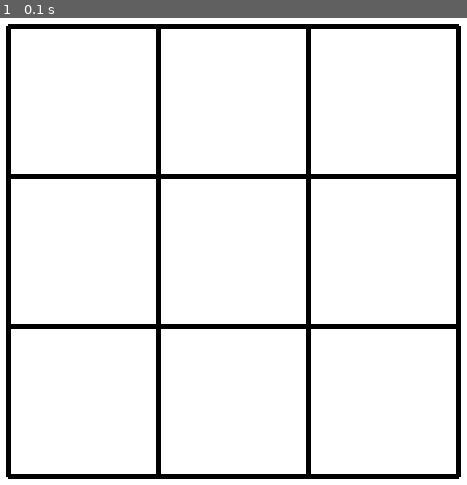
Above: before the commit, frame 1.
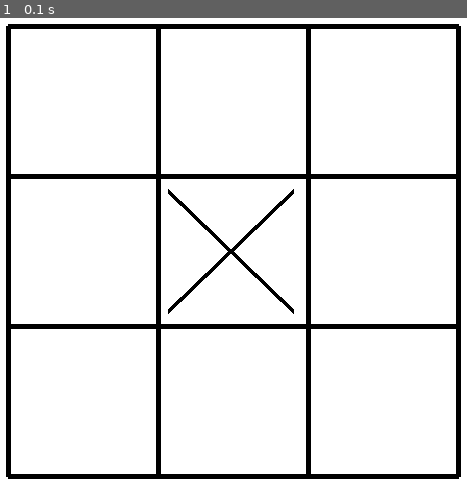
Above: after the commit, the same moment.

Repository: aanchal769/pygame-tic-tac-toe
Game: pygame game, started from main..py
The game is run twice, just before and just after one commit, with the same random seed, the same clock (stepped at 60 frames per second) and the same inputs.
Inputs:
- Up to frame 1 (0.1 s): no input

The runs differ from the first frame. In frame 1, 0.6% of the frame differs, in the area x 35-63%, y 36-64%.

Commit message:
Draw X and O

Diff:
--- a/main..py
+++ b/main..py
@@ -24,11 +24,14 @@
     pygame.draw.line(screen,(0,0,0),(225,575),(675,575),5)
 
     pygame.draw.line(screen,(0,0,0),(225,125),(225,575),5)
-
     pygame.draw.line(screen,(0,0,0),(375,125),(375,575),5)
     pygame.draw.line(screen,(0,0,0),(525,125),(525,575),5)
+    pygame.draw.line(screen,(0,0,0),(675,125),(675,575),5)
 
-    pygame.draw.line(screen,(0,0,0),(675,125),(675,575),5)
+
+    pygame.draw.line(screen,(0,0,0) ,(385,290),(510,410),5)
+    pygame.draw.line(screen,(0,0,0) ,(385,410),(510,290),5)
+
 
     pygame.display.update()
 
